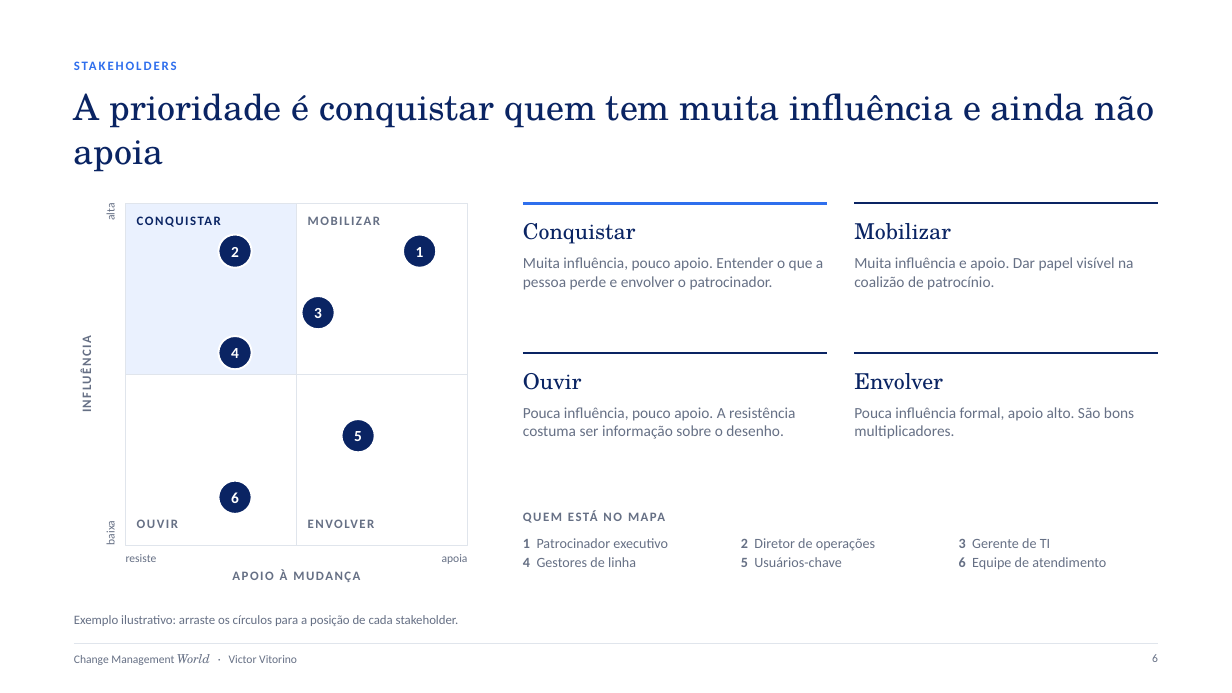
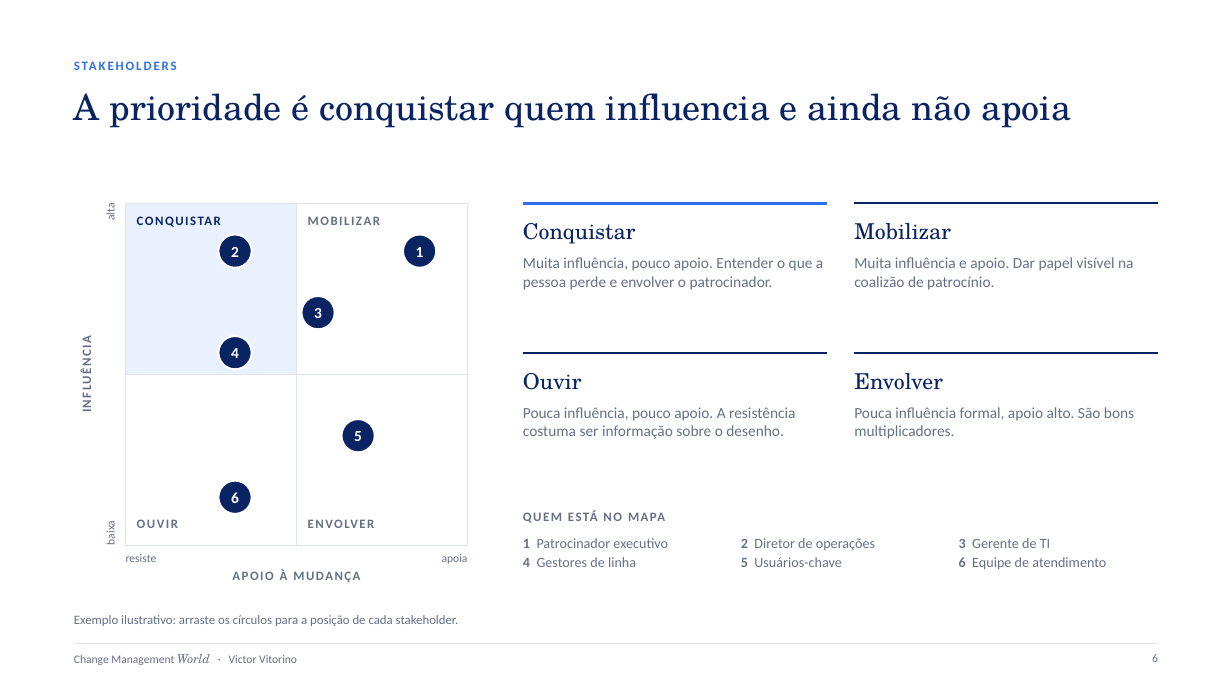
Before and after one commit to VictorVitorino/finaldoanovideo, a slide deck: slide 6 of blog/assets/modelos/kit-de-gestao-da-mudanca.pptx. Drawn at 1232x693 pixels with LibreOffice and Linux fonts; fonts in the diff are those of the drawing. Boxes give left, top, right and bottom in pixels: in the first picture for what was removed or moved away, otherwise in the second. Text is boxed around its words. In the diff, an @@ line names an element or a change of style, - is before the commit and + after.

```diff
--- a/blog/assets/modelos/kit-de-gestao-da-mudanca.pptx
+++ b/blog/assets/modelos/kit-de-gestao-da-mudanca.pptx
@@ title at (x1=74, y1=93, x2=1071, y2=128): text changed @@
-A prioridade é conquistar quem tem muita influência e ainda não apoia
+A prioridade é conquistar quem influencia e ainda não apoia
```
Also in this commit, not shown: 7 other slides changed, 9 other files.
